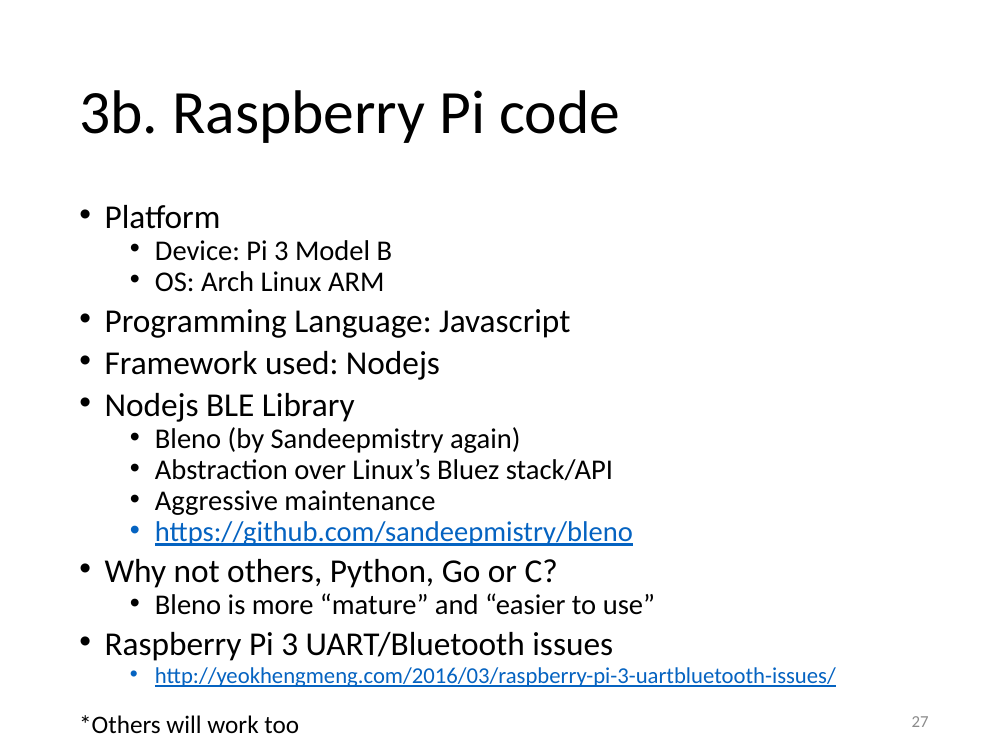
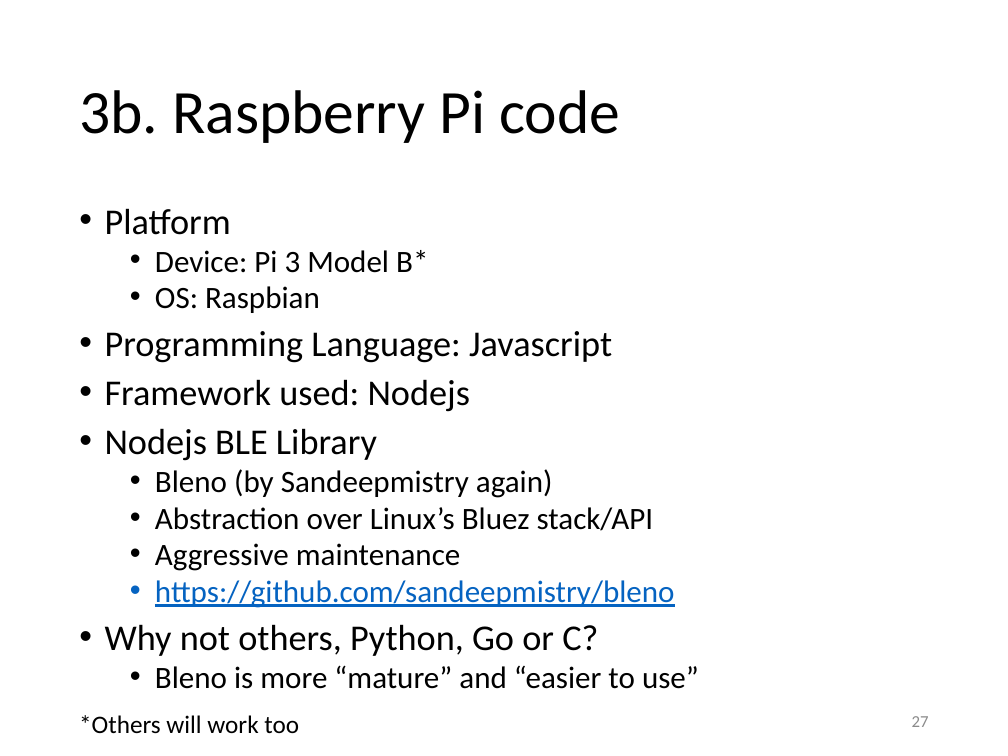
Before and after one commit to yeokm1/intro-to-ble, a slide deck: slide 27 of intro to ble.pptx. Drawn at 1008x756 pixels with LibreOffice and Linux fonts; fonts in the diff are those of the drawing. Boxes give left, top, right and bottom in pixels: in the first picture for what was removed or moved away, otherwise in the second. Text is boxed around its words. In the diff, an @@ line names an element or a change of style, - is before the commit and + after.

```diff
--- a/intro to ble.pptx
+++ b/intro to ble.pptx
@@ text at bbox=[105, 208, 699, 689]: size 23.8 to 25.9 pt in "Platform", "Programming Language: Javascript", "Framework used: Nodejs", "Nodejs BLE Library" and 1 more places; size 20.4 to 22.2 pt in "Bleno (by Sandeepmistry again)", "Abstraction over Linux’s Bluez stack/API", "Aggressive maintenance", "https://github.com/sandeepmistry/bleno" and 1 more places; line spacing 0.7 to 0.8 @@
@@ text at bbox=[155, 250, 428, 313]: text changed; size 20.4 to 22.2 pt @@
-  • Device: Pi 3 Model B
-  • OS: Arch Linux ARM
+  • Device: Pi 3 Model B*
+  • OS: Raspbian
@@ text at bbox=[105, 632, 836, 687]: paragraphs removed @@
-• Raspberry Pi 3 UART/Bluetooth issues
-  • http://yeokhengmeng.com/2016/03/raspberry-pi-3-uartbluetooth-issues/
```
Also in this commit, not shown: 18 other slides changed.
